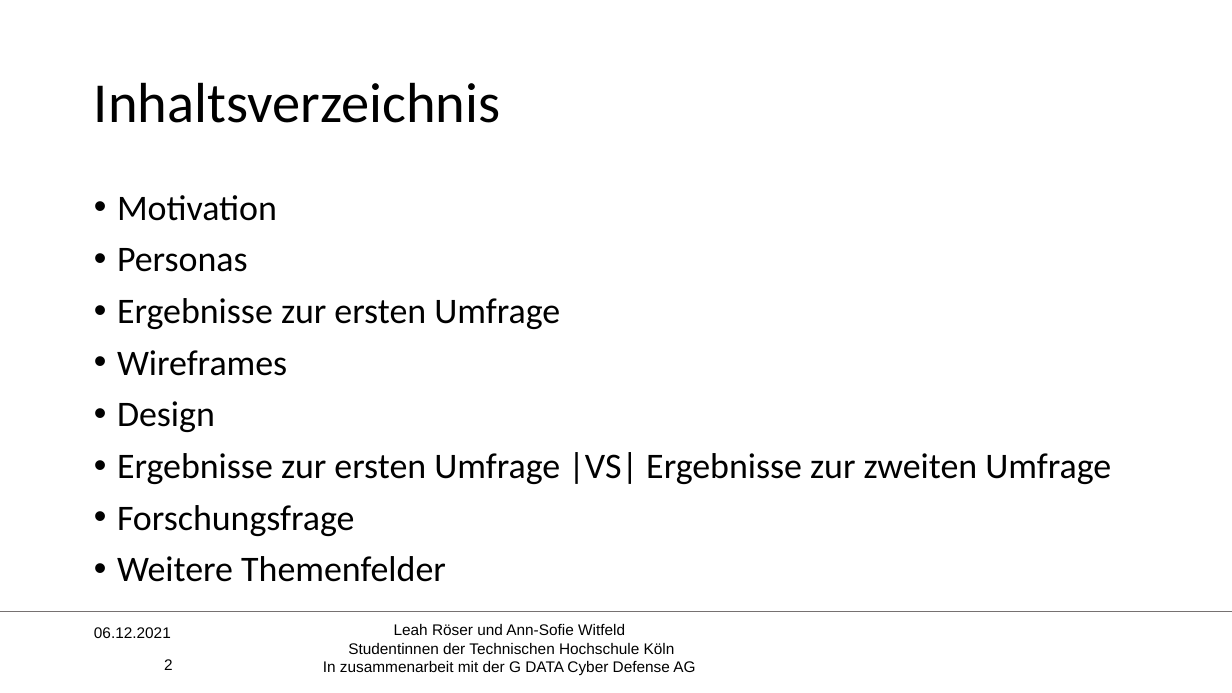
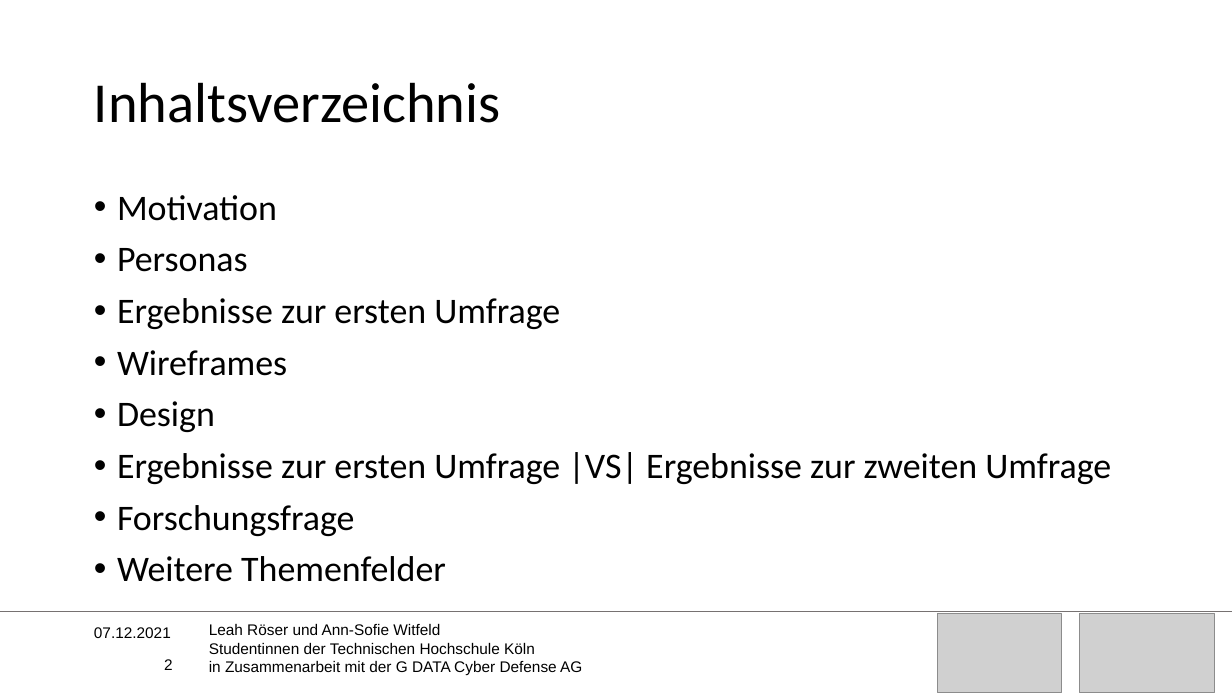
Before and after one commit to Miroeser/Praxisprojekt2021, a slide deck: slide 2 of Praesentation/Designevaluierung Schwerpunkt.pptx. Drawn at 1232x693 pixels with LibreOffice and Linux fonts; fonts in the diff are those of the drawing; grey boxes stand for pictures; background and template pictures are left out. Boxes give left, top, right and bottom in pixels: in the first picture for what was removed or moved away, otherwise in the second. Text is boxed around its words. In the diff, an @@ line names an element or a change of style, - is before the commit and + after.

```diff
--- a/Praesentation/Designevaluierung Schwerpunkt.pptx
+++ b/Praesentation/Designevaluierung Schwerpunkt.pptx
@@ text at (94,627,171,638): text changed @@
-06.12.2021
+07.12.2021
@@ text at (209,624,535,654): alignment centre to left @@
@@ picture added at (938,614,1062,693) @@
@@ picture added at (1080,614,1214,693) @@
@@ text at (209,661,582,676): text changed @@
-In zusammenarbeit mit der G DATA Cyber Defense AG
+in Zusammenarbeit mit der G DATA Cyber Defense AG
```
Also in this commit, not shown: 30 other slides changed, 1 slide added, 4 other files.
